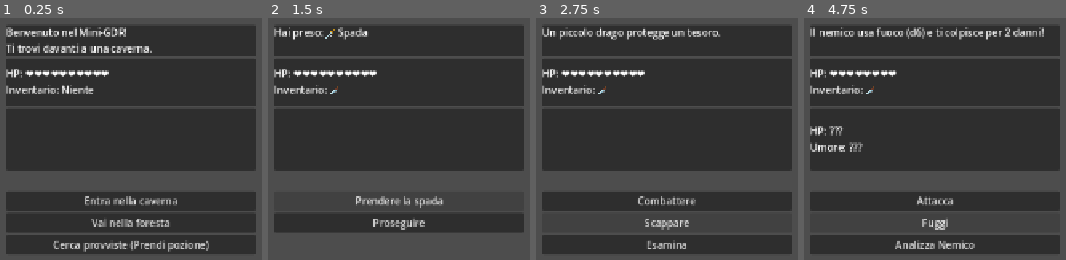
Above: before the commit, frames 1-4 (left to right).
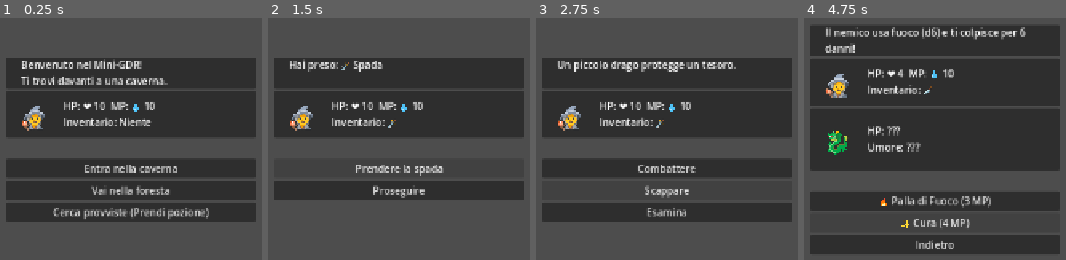
Above: after the commit, the same moments.

Repository: NinNonNan/mini-rpg
Game: Godot game, scene res://game.tscn
Two runs of this game, one before a commit and one after it. Both use one fixed random seed, a clock stepped at 60 frames per second and the inputs below.
Inputs:
- Up to frame 1 (0.25 s): no input
- Up to frame 2 (1.5 s): click "Entra nella caverna" at 0.5 s; click "Prendere la spada" at 1.25 s
- Up to frame 3 (2.75 s): click "Proseguire" at 2 s
- Up to frame 4 (4.75 s): click "Combattere" at 2.75 s; click "Attacca" at 3.5 s; click "Fuggi" (after the commit: "Abilità") at 4.25 s

The runs differ from the first frame. In frame 1, 46% of the frame differs, in the area x 2-98%, y 3-98%; in frame 2, 36%; in frame 3, 37%; in frame 4, 8.5%.

Commit message:
aggiunto sistema magico

Diff:
--- a/combat_manager.gd
+++ b/combat_manager.gd
@@ -28,7 +28,7 @@
 #
 # combat_manager.game = self
 #
-var game: Game
+var game
 
 
 # =========================================================
@@ -75,6 +75,11 @@
 	# Mostra i pulsanti di combattimento
 	show_combat_buttons()
 
+# Modifica l'energia dell'entità corrente (Chiamato da SpecialManager per infliggere danni)
+func modify_current_entity_energy(type_id: String, amount: int):
+	# Per ora i nemici hanno solo "life", quindi applichiamo tutto alla salute
+	if type_id == "life":
+		current_entity_health += amount
 
 # =========================================================
 # CONFIGURAZIONE PULSANTI COMBATTIMENTO
@@ -93,44 +98,118 @@
 	game.b1.pressed.connect(attack_entity, CONNECT_ONE_SHOT)
 
 	# -----------------------------------------------------
-	# PULSANTE 2 : FUGA
-	# -----------------------------------------------------
-	game.b2.text = game.tr("combat_choice_flee")
+	# PULSANTE 2 : ABILITÀ / SPECIAL
+	# -----------------------------------------------------
+
+	game.b2.text = game.tr("combat_choice_special")
 	game.b2.show()
 
 	game._clear_signals(game.b2)
-	game.b2.pressed.connect(flee_combat, CONNECT_ONE_SHOT)
-
-	# -----------------------------------------------------
-	# PULSANTE 3 : ANALISI O OGGETTO
-	# -----------------------------------------------------
-
-	game.b3.hide()
-
-	# Se il nemico non è ancora conosciuto
-	if game.empathy_manager and not game.empathy_manager.is_known:
-
-		game.b3.text = game.tr("combat_choice_analyze")
-		game.b3.show()
-
-		game._clear_signals(game.b3)
-		game.b3.pressed.connect(analyze_turn, CONNECT_ONE_SHOT)
-
+	game.b2.pressed.connect(open_special_menu)
+
+	# -----------------------------------------------------
+	# PULSANTE 3 : FUGA
+	# -----------------------------------------------------
+
+	game.b3.text = game.tr("combat_choice_flee")
+	game.b3.show()
+
+	game._clear_signals(game.b3)
+	game.b3.pressed.connect(flee_combat, CONNECT_ONE_SHOT)
+
+
+# =========================================================
+# MENU ABILITÀ
+# =========================================================
+
+func open_special_menu():
+	# Controllo di sicurezza: se il manager non è caricato, interrompi per evitare crash
+	if not game.special_manager:
+		push_error("SpecialManager non trovato! Impossibile aprire il menu abilità.")
+		return
+
+	var all_spells = game.special_manager.spells
+
+	# Configura i pulsanti per mostrare le magie disponibili
+
+	# Palla di Fuoco (Button 1)
+	if all_spells.has("fireball"):
+		var spell1 = all_spells.get("fireball")
+		var icon1 = game.get_damage_type_icon(spell1.get("type", ""))
+		game.b1.text = "%s %s (%d MP)" % [icon1, game.tr(spell1.name), spell1.cost]
+		game._clear_signals(game.b1)
+		game.b1.pressed.connect(func(): cast_spell_turn("fireball"))
+		game.b1.show()
 	else:
-
-		# Se il nemico è già analizzato possiamo usare oggetti
-		var consumable_id = game.item_manager.get_first_consumable()
-
-		if consumable_id != "":
-
-			var item_name_key = game.item_data.get(consumable_id, {}).get("name", consumable_id)
-
-			game.b3.text = game.tr("combat_choice_use_item") % game.tr(item_name_key)
-			game.b3.show()
-
-			game._clear_signals(game.b3)
-			game.b3.pressed.connect(func(): use_item_turn(consumable_id), CONNECT_ONE_SHOT)
-
+		game.b1.hide()
+
+	# Cura (Button 2)
+	if all_spells.has("heal"):
+		var spell2 = all_spells.get("heal")
+		var icon2 = game.get_damage_type_icon(spell2.get("type", ""))
+		game.b2.text = "%s %s (%d MP)" % [icon2, game.tr(spell2.name), spell2.cost]
+		game._clear_signals(game.b2)
+		game.b2.pressed.connect(func(): cast_spell_turn("heal"))
+		game.b2.show()
+	else:
+		game.b2.hide()
+
+	# Indietro (Button 3)
+	game.b3.text = game.tr("combat_back")
+	game.b3.show()
+	game._clear_signals(game.b3)
+	game.b3.pressed.connect(show_combat_buttons)
+
+func cast_spell_turn(spell_id: String):
+
+	if not game.special_manager.has_enough_mana(spell_id):
+		var cost = game.special_manager.spells[spell_id].cost
+		game.text.text = game.tr("spell_cost_low") % cost
+		# Piccolo delay per leggere l'errore, poi ricarica menu
+		await get_tree().create_timer(1.0).timeout
+		open_special_menu()
+		return
+
+	# Esegue la magia
+	game.text.text = game.special_manager.use_spell(spell_id, current_entity_id)
+	game.update_stats()
+
+	await get_tree().create_timer(1.5).timeout
+
+	# Controllo vittoria immediato se era danno
+	if current_entity_health <= 0:
+		current_entity_health = 0
+		game.text.text = game.tr("combat_victory")
+		await get_tree().create_timer(1.5).timeout
+		game.show_scene(current_victory_scene)
+		return
+
+	# Turno nemico
+	entity_turn()
+
+
+# -- Vecchie funzioni rimosse o sostituite dalla nuova UI --
+
+# (La funzione analyze_turn e use_item_turn sono momentaneamente rimosse dall'UI
+# per fare spazio alle abilità, ma la logica rimane nel codice se volessi ripristinarle in sottomenu)
+
+
+#	# Codice precedente per referenza (B3 items/analyze)
+#	# Se il nemico non è ancora conosciuto
+#	if game.empathy_manager and not game.empathy_manager.is_known:
+#		game.b3.text = game.tr("combat_choice_analyze")
+#		game.b3.show()
+#		game._clear_signals(game.b3)
+#		game.b3.pressed.connect(analyze_turn, CONNECT_ONE_SHOT)
+#	else:
+#		# Se il nemico è già analizzato possiamo usare oggetti
+#		var consumable_id = game.item_manager.get_first_consumable()
+#		if consumable_id != "":
+#			var item_name_key = game.item_data.get(consumable_id, {}).get("name", consumable_id)
+#			game.b3.text = game.tr("combat_choice_use_item") % game.tr(item_name_key)
+#			game.b3.show()
+#			game._clear_signals(game.b3)
+#			game.b3.pressed.connect(func(): use_item_turn(consumable_id), CONNECT_ONE_SHOT)
 
 # =========================================================
 # ANALISI DEL NEMICO
--- a/game.gd
+++ b/game.gd
@@ -2,23 +2,31 @@
 extends Control
 
 # --- Riferimenti ai Nodi dell'Interfaccia Utente (UI) ---
-@onready var text = $UI/VBC_Main/PC_Text/StoryText
-@onready var player_stats = $UI/VBC_Main/PC_Player/StatsText # Riferimento al box statistiche giocatore
+@onready var text = $UI/VBC_Main/PC_Text/HBC/StoryText
+@onready var player_icon = $UI/VBC_Main/PC_Player/HBC/Icon # Riferimento all'icona giocatore
+@onready var player_stats = $UI/VBC_Main/PC_Player/HBC/StatsText # Riferimento al box statistiche giocatore
 @onready var enemy_stats_box = $UI/VBC_Main/PC_Enemy         # Riferimento al CONTENITORE nemico
-@onready var enemy_stats_text = $UI/VBC_Main/PC_Enemy/StatsText # Riferimento al TESTO nemico
+@onready var enemy_stats_icon = $UI/VBC_Main/PC_Enemy/HBC/Icon # Riferimento all'icona nemico
+@onready var enemy_stats_text = $UI/VBC_Main/PC_Enemy/HBC/StatsText # Riferimento al TESTO nemico
 @onready var b1 = $UI/VBC_Main/VBC_Button/Choice1
 @onready var b2 = $UI/VBC_Main/VBC_Button/Choice2
 @onready var b3 = $UI/VBC_Main/VBC_Button/Choice3
 
 # --- Manager di Sistema ---
-@onready var combat_manager = $Manager/CombatManager as CombatManager
-@onready var dialogue_manager = $Manager/DialogueManager as DialogueManager
-@onready var empathy_manager = $Manager/EmpathyManager as EmpathyManager
-@onready var item_manager = $Manager/ItemManager as ItemManager
+@onready var combat_manager = $Manager/Combat as CombatManager
+@onready var dialogue_manager = $Manager/Dialogue as DialogueManager
+@onready var empathy_manager = $Manager/Empathy as EmpathyManager
+@onready var item_manager = $Manager/Item as ItemManager
+@onready var special_manager = $Manager/Special as SpecialManager
 
 # --- Variabili di Stato del Gioco ---
 # Salute del giocatore
 var health: int = 10
+# Mana del giocatore
+var mana: int = 10
+# Valori massimi (caricati da JSON)
+var max_health: int = 10
+var max_mana: int = 10
 # Inventario del giocatore (contiene gli ID degli oggetti)
 var inventory: Array[String] = []
 # Pronome dell'entità corrente (es: "il", "la")
@@ -34,6 +42,8 @@
 # --- Database di Gioco (caricati da JSON) ---
 # Contiene tutte le scene narrative del gioco
 var story: Dictionary = {}
+# Contiene tutti i dati del file story.json
+var story_data: Dictionary = {}
 # Database degli oggetti (armi, pozioni, ecc.)
 var item_data: Dictionary = {}
 # Database delle entità (nemici, NPC, ecc.)
@@ -48,9 +58,9 @@
 func _ready():
 	# DEBUG: Verifica che i nodi essenziali siano stati trovati
 	if not text:
-		push_error("ERRORE CRITICO: Nodo 'StoryText' non trovato. Verifica il percorso nella scena.")
+		push_error(tr("error_node_storytext_not_found"))
 	if not player_stats:
-		push_error("ERRORE CRITICO: Nodo 'StatsText' (Player) non trovato. Verifica il percorso '$UI/VBC_Main/PC_Player/StatsText'.")
+		push_error(tr("error_node_playerstats_not_found"))
 	if not enemy_stats_box:
 		# FALLBACK: Se non trova "PC_Enemy", prova a cercare "PC_enemy" (minuscolo)
 		if $UI/VBC_Main.has_node("PC_enemy"):
@@ -59,7 +69,9 @@
 			if enemy_stats_box.has_node("StatsText"):
 				enemy_stats_text = enemy_stats_box.get_node("StatsText")
 		else:
-			push_error("ATTENZIONE: Nodo 'PC_Enemy' (o 'PC_enemy') non trovato in '$UI/VBC_Main'.")
+			push_error(tr("warning_node_enemybox_not_found"))
+	if not special_manager:
+		push_error(tr("error_node_special_not_found"))
 
 	# Impostazioni grafiche per l'interfaccia
 	text.size_flags_vertical = Control.SIZE_EXPAND | Control.SIZE_FILL
@@ -76,6 +88,7 @@
 	if item_manager: item_manager.game = self
 	if dialogue_manager: dialogue_manager.game = self
 	if empathy_manager: empathy_manager.game = self
+	if special_manager: special_manager.game = self
 
 	# Collega i segnali del DialogueManager per gestire l'interfaccia durante i dialoghi
 	if dialogue_manager:
@@ -97,17 +110,32 @@
 		text.text = tr("error_story_load")
 		return
 
+	# Conserviamo una copia completa di tutti i dati del JSON
+	story_data = json_data
+
 	# Popoliamo i dizionari di gioco con i dati caricati
 	story = json_data.get("scenes", {})
 	item_data = json_data.get("items", {})
 	entity_data = json_data.get("entities", {})
 	damage_types_data = json_data.get("damage_types", {})
 
+	# Carica dati giocatore
+	var player_data = json_data.get("player", {})
+	if player_data.has("health"):
+		max_health = int(player_data["health"])
+		health = max_health
+	if player_data.has("mana"):
+		max_mana = int(player_data["mana"])
+		mana = max_mana
+
+	if player_icon and player_data.has("icon"):
+		player_icon.text = player_data["icon"]
+
 # Carica il file di traduzione e lo registra nel TranslationServer
 func _load_translations(lang_code: String = "it"):
 	var file_path = "res://%s.json" % lang_code
 	if not FileAccess.file_exists(file_path):
-		push_error("File di traduzione non trovato: %s" % file_path)
+		push_error(tr("error_push_translation_file_not_found") % file_path)
 		text.text = tr("error_translation_file_not_found") % lang_code
 		return
 
@@ -118,7 +146,7 @@
 	var json_data = JSON.parse_string(content)
 
 	if json_data == null:
-		push_error("Errore nel parsing del JSON di traduzione: %s" % file_path)
+		push_error(tr("error_push_translation_json_parse") % file_path)
 		text.text = tr("error_translation_file_parse") % lang_code
 		return
 
@@ -129,12 +157,39 @@
 
 	TranslationServer.add_translation(translation)
 
-# Genera una stringa visiva per la salute (es. "❤️❤️❤️" o "3 HP")
+# --- Gestione Energia (Interfaccia per SpecialManager) ---
+
+# Recupera il valore attuale di un tipo di energia (es. "life", "magic")
+func get_player_energy_value(type_id: String) -> int:
+	match type_id:
+		"life": return health
+		"magic": return mana
+	return 0
+
+# Modifica il valore di un'energia del giocatore (gestisce limiti e Game Over)
+func modify_player_energy(type_id: String, amount: int):
+	match type_id:
+		"life":
+			health = clampi(health + amount, 0, max_health)
+			if health <= 0:
+				game_over()
+		"magic":
+			mana = clampi(mana + amount, 0, max_mana)
+	update_stats()
+
+# Genera una stringa visiva per la salute (es. "❤️ 3" o "3 HP")
 func get_health_string(amount: int) -> String:
 	if use_visual_health:
-		return "❤️".repeat(amount)
+		return "❤️ %d" % amount
 	else:
 		return str(amount) + " HP"
+
+# Genera una stringa visiva per il mana (es. "💧 10" o "10 MP")
+func get_mana_string(amount: int) -> String:
+	if use_visual_health:
+		return "💧 %d" % amount
+	else:
+		return str(amount) + " MP"
 
 # Recupera l'icona associata a un tipo di danno (es. "fuoco" -> "🔥")
 func get_damage_type_icon(type_id: String) -> String:
@@ -192,12 +247,20 @@
 
 	# Aggiorna il box del giocatore
 	if player_stats:
-		player_stats.text = tr("stats_player") % [get_health_string(health), inventory_string]
+		player_stats.text = tr("stats_player") % [get_health_string(health), get_mana_string(mana), inventory_string]
 
 	# Aggiorna e gestisce la visibilità del box del nemico
 	if enemy_stats_box and enemy_stats_text:
 		enemy_stats_text.text = entity_text
-		enemy_stats_box.visible = true
+
+		if enemy_stats_icon:
+			var icon = ""
+			if current_entity_id != "":
+				var entity = entity_data.get(current_entity_id, {})
+				icon = entity.get("icon", "")
+			enemy_stats_icon.text = icon
+
+		enemy_stats_box.visible = show_enemy_stats
 
 # Mostra una scena specifica basata sul suo nome.
 func show_scene(scene_name):
@@ -273,6 +336,7 @@
 					var entity_name_key = entity.get("name", current_entity_id)
 					var entity_name = tr(entity_name_key)
 					text.text = tr("encounter_neutral") % entity_name
+					update_stats()
 
 					b1.text = tr("choice_attack")
 					b1.show()
@@ -290,7 +354,8 @@
 					_start_prepared_combat()
 				return # Il flusso viene gestito dall'incontro, non dal cambio scena
 			"restart":
-				health = 10
+				health = max_health
+				mana = max_mana
 				inventory.clear()
 				show_scene("start")
 				return
@@ -338,7 +403,8 @@
 
 func game_over():
 	text.text = tr("game_over_text")
-	health = 10
+	health = max_health
+	mana = max_mana
 	inventory.clear()
 
 	# Resetta lo stato dei manager
--- a/game.tscn
+++ b/game.tscn
@@ -5,6 +5,7 @@
 [ext_resource type="Script" uid="uid://cfht24jt8567h" path="res://combat_manager.gd" id="3_fc0e3"]
 [ext_resource type="Script" uid="uid://bhf1or8jp5dqa" path="res://empathy_manager.gd" id="4_fc0e3"]
 [ext_resource type="Script" uid="uid://bgde6rbxnopxg" path="res://item_manager.gd" id="5_7jktm"]
+[ext_resource type="Script" uid="uid://c0f4lcycq4hn1" path="res://special_manager.gd" id="6_ryrav"]
 
 [sub_resource type="Theme" id="Theme_80nbo"]
 
@@ -32,17 +33,48 @@
 custom_minimum_size = Vector2(400, 50)
 layout_mode = 2
 
-[node name="StoryText" type="Label" parent="UI/VBC_Main/PC_Text" unique_id=173698416]
-custom_minimum_size = Vector2(400, 50)
+[node name="HBC" type="HBoxContainer" parent="UI/VBC_Main/PC_Text" unique_id=1912386474]
+layout_mode = 2
+
+[node name="SPL" type="Control" parent="UI/VBC_Main/PC_Text/HBC" unique_id=1223341402]
+custom_minimum_size = Vector2(20, 50)
+layout_mode = 2
+
+[node name="StoryText" type="Label" parent="UI/VBC_Main/PC_Text/HBC" unique_id=173698416]
+custom_minimum_size = Vector2(350, 50)
 layout_mode = 2
 autowrap_mode = 2
+
+[node name="SPR" type="Control" parent="UI/VBC_Main/PC_Text/HBC" unique_id=1898118644]
+custom_minimum_size = Vector2(20, 50)
+layout_mode = 2
 
 [node name="PC_Player" type="PanelContainer" parent="UI/VBC_Main" unique_id=107564743]
 custom_minimum_size = Vector2(400, 75)
 layout_mode = 2
 
-[node name="StatsText" type="Label" parent="UI/VBC_Main/PC_Player" unique_id=850942249]
-custom_minimum_size = Vector2(400, 50)
+[node name="HBC" type="HBoxContainer" parent="UI/VBC_Main/PC_Player" unique_id=1107832990]
+layout_mode = 2
+
+[node name="SPL" type="Control" parent="UI/VBC_Main/PC_Player/HBC" unique_id=50189592]
+custom_minimum_size = Vector2(15, 50)
+layout_mode = 2
+
+[node name="Icon" type="Label" parent="UI/VBC_Main/PC_Player/HBC" unique_id=273744548]
+clip_contents = true
+custom_minimum_size = Vector2(50, 50)
+layout_mode = 2
+theme_override_font_sizes/font_size = 45
+horizontal_alignment = 1
+vertical_alignment = 1
+clip_text = true
+
+[node name="SPR" type="Control" parent="UI/VBC_Main/PC_Player/HBC" unique_id=235309847]
+custom_minimum_size = Vector2(15, 50)
+layout_mode = 2
+
+[node name="StatsText" type="Label" parent="UI/VBC_Main/PC_Player/HBC" unique_id=850942249]
+custom_minimum_size = Vector2(300, 50)
 layout_mode = 2
 autowrap_mode = 3
 
@@ -50,8 +82,28 @@
 custom_minimum_size = Vector2(400, 100)
 layout_mode = 2
 
-[node name="StatsText" type="Label" parent="UI/VBC_Main/PC_Enemy" unique_id=1813174247]
-custom_minimum_size = Vector2(400, 50)
+[node name="HBC" type="HBoxContainer" parent="UI/VBC_Main/PC_Enemy" unique_id=604191020]
+layout_mode = 2
+
+[node name="SPL" type="Control" parent="UI/VBC_Main/PC_Enemy/HBC" unique_id=1538316283]
+custom_minimum_size = Vector2(15, 50)
+layout_mode = 2
+
+[node name="Icon" type="Label" parent="UI/VBC_Main/PC_Enemy/HBC" unique_id=409778302]
+clip_contents = true
+custom_minimum_size = Vector2(50, 50)
+layout_mode = 2
+theme_override_font_sizes/font_size = 45
+horizontal_alignment = 1
+vertical_alignment = 1
+clip_text = true
+
+[node name="SPR" type="Control" parent="UI/VBC_Main/PC_Enemy/HBC" unique_id=1844900066]
+custom_minimum_size = Vector2(15, 50)
+layout_mode = 2
+
+[node name="StatsText" type="Label" parent="UI/VBC_Main/PC_Enemy/HBC" unique_id=1813174247]
+custom_minimum_size = Vector2(300, 50)
 layout_mode = 2
 autowrap_mode = 3
 
@@ -75,16 +127,19 @@
 
 [node name="Manager" type="Node" parent="." unique_id=38976104]
 
-[node name="DialogueManager" type="Node" parent="Manager" unique_id=1889850160]
+[node name="Dialogue" type="Node" parent="Manager" unique_id=1889850160]
 script = ExtResource("2_feb5d")
 metadata/_custom_type_script = "uid://ivg5beicys7p"
 
-[node name="CombatManager" type="Node" parent="Manager" unique_id=2111170881]
+[node name="Combat" type="Node" parent="Manager" unique_id=2111170881]
 script = ExtResource("3_fc0e3")
 metadata/_custom_type_script = "uid://cfht24jt8567h"
 
-[node name="EmpathyManager" type="Node" parent="Manager" unique_id=1566494767]
+[node name="Empathy" type="Node" parent="Manager" unique_id=1566494767]
 script = ExtResource("4_fc0e3")
 
-[node name="ItemManager" type="Node" parent="Manager" unique_id=1541526958]
+[node name="Item" type="Node" parent="Manager" unique_id=1541526958]
 script = ExtResource("5_7jktm")
+
+[node name="Special" type="Node" parent="Manager" unique_id=1536375209]
+script = ExtResource("6_ryrav")
--- a/it.json
+++ b/it.json
@@ -19,7 +19,8 @@
 	"encounter_neutral": "Incontri %s. Non sembra ostile. Cosa fai?",
 	"choice_attack": "Attacca",
 	"choice_dialogue": "Dialoga",
-	"stats_player": "HP: %s \nInventario: %s",
+	"choice_do_nothing": "Niente da fare",
+	"stats_player": "HP: %s  MP: %s\nInventario: %s",
 	"stats_enemy_hp": "HP: %s",
 	"stats_enemy_hp_unknown": "HP: ???",
 	"stats_mood": "Umore: %d",
@@ -35,9 +36,18 @@
 	"entity_wolf": "Lupo",
 	"entity_dragon": "Drago",
 	"entity_vampire": "Vampiro",
+	"energy_life": "Vita",
+	"energy_magic": "Magia",
+	"energy_mood": "Umore",
 	"error_story_load": "ERRORE: Impossibile caricare la storia (file mancante o JSON corrotto).",
 	"error_translation_file_not_found": "ERRORE: File di traduzione '%s.json' non trovato.",
 	"error_translation_file_parse": "ERRORE: Impossibile leggere il file di traduzione '%s.json'.",
+	"error_node_storytext_not_found": "ERRORE CRITICO: Nodo 'StoryText' non trovato. Verifica il percorso nella scena.",
+	"error_node_playerstats_not_found": "ERRORE CRITICO: Nodo 'StatsText' (Player) non trovato. Verifica il percorso '$UI/VBC_Main/PC_Player/StatsText'.",
+	"warning_node_enemybox_not_found": "ATTENZIONE: Nodo 'PC_Enemy' (o 'PC_enemy') non trovato in '$UI/VBC_Main'.",
+	"error_node_special_not_found": "ERRORE CRITICO: Nodo 'Special' non trovato in '$Manager'. Aggiungilo e assegna lo script special_manager.gd.",
+	"error_push_translation_file_not_found": "File di traduzione non trovato: %s",
+	"error_push_translation_json_parse": "Errore nel parsing del JSON di traduzione: %s",
 	"combat_start": "Combatti il nemico! HP nemico: %d",
 	"combat_choice_flee": "Fuggi",
 	"combat_choice_analyze": "Analizza Nemico",
@@ -56,5 +66,12 @@
 	"combat_enemy_attack": "Il nemico attacca (d%d) e ti colpisce per %d danni!",
 	"combat_enemy_attack_type": "Il nemico usa %s (d%d) e ti colpisce per %d danni!",
 	"combat_damage_weakness": "\nÈ super efficace! (Danni raddoppiati)",
-	"combat_damage_immunity": "\nNon ha effetto! Il nemico è immune al %s."
+	"combat_damage_immunity": "\nNon ha effetto! Il nemico è immune al %s.",
+	"combat_choice_special": "Abilità",
+	"combat_back": "Indietro",
+	"spell_fireball": "Palla di Fuoco",
+	"spell_heal": "Cura",
+	"spell_cost_low": "Non hai abbastanza Mana! (Richiede %d MP)",
+	"spell_cast_damage": "Lanci %s e infliggi %d danni!",
+	"spell_cast_heal": "Lanci %s e recuperi %d HP!"
 }
--- /dev/null
+++ b/special_manager.gd
@@ -0,0 +1,82 @@
+class_name SpecialManager
+extends Node
+
+var game
+
+# Proprietà calcolata per compatibilità con CombatManager
+var spells: Dictionary:
+	get:
+		if game:
+			# Fix: Usa get() per accesso sicuro. Supporta 'story_data' o 'story' come fallback.
+			var data = game.get("story_data")
+			if not data:
+				data = game.get("story")
+			if data:
+				return data.get("spells", {})
+		return {}
+
+# Helper per ottenere i dati di una magia in modo sicuro
+func get_spell_data(spell_id: String) -> Dictionary:
+	return spells.get(spell_id, {})
+
+# Verifica se il giocatore ha abbastanza mana
+func has_enough_mana(spell_id: String) -> bool:
+	var spell = get_spell_data(spell_id)
+	if not spell: return false
+	# CRITICITÀ RISOLTA: Legge il valore "magic" dalla nuova struttura energy
+	var current_magic = game.get_player_energy_value("magic")
+	return current_magic >= spell.cost
+
+# Esegue l'abilità e restituisce il testo descrittivo dell'effetto
+func use_spell(spell_id: String, target_entity_id: String) -> String:
+	var spell = get_spell_data(spell_id)
+	if not spell: return ""
+
+	# Consuma Mana
+	# CRITICITÀ RISOLTA: Modifica il valore "magic" usando una funzione helper
+	game.modify_player_energy("magic", -spell.cost)
+
+	# Logica di cura
+	if spell.has("heal"):
+		var amount = spell.heal
+		# CRITICITÀ RISOLTA: Modifica il valore "life" usando una funzione helper
+		# Nota: la funzione helper dovrebbe gestire il clamp al valore massimo.
+		game.modify_player_energy("life", amount)
+		return game.tr("spell_cast_heal") % [game.tr(spell.name), amount]
+
+	# Logica di danno
+	elif spell.has("damage"):
+		var amount = spell.damage
+		var type = spell.type
+
+		# Calcolo resistenze tramite dati globali
+		var entity_def = {}
+		# Fix: Accesso sicuro a entity_data (o fallback su story.entities)
+		var e_data = game.get("entity_data")
+		if not e_data and game.get("story"):
+			e_data = game.get("story").get("entities")
+
+		if e_data:
+			entity_def = e_data.get(target_entity_id, {})
+
+		var weaknesses = entity_def.get("weaknesses", [])
+		var immunities = entity_def.get("immunities", [])
+
+		var multiplier_msg = ""
+
+		if type in immunities:
+			amount = 0
+			multiplier_msg = game.tr("combat_damage_immunity") % type
+		elif type in weaknesses:
+			amount *= 2
+			multiplier_msg = game.tr("combat_damage_weakness")
+
+		# Applica danno al manager di combattimento
+		# CRITICITÀ RISOLTA: Comunica al CombatManager di modificare l'energia del nemico
+		if game.combat_manager:
+			game.combat_manager.modify_current_entity_energy("life", -amount)
+
+		var text = game.tr("spell_cast_damage") % [game.tr(spell.name), amount]
+		return text + multiplier_msg
+
+	return ""
--- a/story.json
+++ b/story.json
@@ -1,4 +1,26 @@
 {
+	"player": {
+		"icon": "🧙",
+		"energy": [
+			{
+				"type": "life",
+				"value": 10
+			},
+			{
+				"type": "magic",
+				"value": 10
+			},
+			{
+				"type": "mood",
+				"value": 0
+			}
+		]
+	},
+	"energy_types": {
+		"life": { "name": "energy_life", "icon": "❤️" },
+		"magic": { "name": "energy_magic", "icon": "✨" },
+		"mood": { "name": "energy_mood", "icon": "😊" }
+	},
 	"damage_types": {
 		"taglio": {
 			"name": "Taglio",
@@ -12,9 +34,35 @@
 			"name": "Morso",
 			"icon": "🦷"
 		},
-		"sole":{
+		"sole": {
 			"name": "Sole",
 			"icon": "☀️"
+		},
+		"sacro": {
+			"name": "Sacro",
+			"icon": "✨"
+		},
+		"graffio": {
+			"name": "Graffio",
+			"icon": "🐾"
+		},
+		"artiglio": {
+			"name": "Artiglio",
+			"icon": "🐾"
+		}
+	},
+	"spells": {
+		"fireball": {
+			"name": "spell_fireball",
+			"type": "fuoco",
+			"cost": 3,
+			"damage": 6
+		},
+		"heal": {
+			"name": "spell_heal",
+			"type": "sacro",
+			"cost": 4,
+			"heal": 5
 		}
 	},
 	"items": {
@@ -50,15 +98,37 @@
 	"entities": {
 		"wolf": {
 			"name": "Lupo",
-			"health": 5.0,
-			"damage": 2.0,
+			"energy": [
+				{
+					"type": "life",
+					"value": 5.0
+				},
+				{
+					"type": "mood",
+					"value": -1.0
+				}
+			],
+			"damage": [
+				{
+					"amount": 2.0,
+					"type": "morso"
+				}
+			],
 			"weaknesses": ["fuoco"],
-			"mood": -1.0,
 			"pronoun": "il"
 		},
 		"dragon": {
 			"name": "Drago",
-			"health": 8.0,
+			"energy": [
+				{
+					"type": "life",
+					"value": 8.0
+				},
+				{
+					"type": "mood",
+					"value": -1.0
+				}
+			],
 			"damage": [
 				{
 					"amount": 3.0,
@@ -70,12 +140,21 @@
 				}
 			],
 			"immunities": ["fuoco"],
-			"mood": -1.0,
-			"pronoun": "il"
+			"pronoun": "il",
+			"icon": "🐉"
 		},
 		"vampire": {
 			"name": "Vampiro",
-			"health": 10.0,
+			"energy": [
+				{
+					"type": "life",
+					"value": 10.0
+				},
+				{
+					"type": "mood",
+					"value": 10.0
+				}
+			],
 			"damage": [
 				{
 					"amount": 2.0,
@@ -87,7 +166,6 @@
 				}
 			],
 			"weaknesses": ["fuoco", "taglio", "sole"],
-			"mood": 10.0,
 			"pronoun": "il"
 		}
 	},
Not shown, added: special_manager.gd.uid
